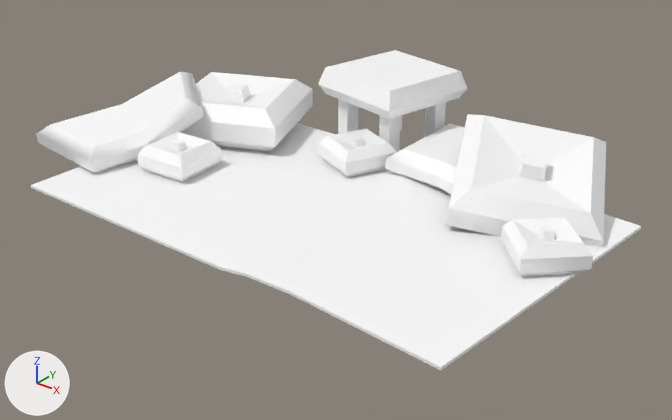
An edit to the glTF model assets/synty/simple_fantasy_interiors/models/SM_Prop_Rug_Pillows_01.glb, drawn before and after from the same camera.
Rendered twice from a 50 mm lens placed at (0.0453, -0.0546, 0.0339), pointed at (-0.0006, 0.0028, -0.0017). Arrows for +X, +Y and +Z are at lower left; the lights stay in place.

The scene before the commit, as lines of its bpy script (objects in view):
```python
mat_lambert1 = principled_material('lambert1')
mat_lambert1.base_color = (1.0, 1.0, 1.0)  # white #ffffff
mat_lambert1.roughness = 0.553
me_mesh = bpy.data.meshes.new('Mesh')
me_mesh.from_pydata(...)  # 310 vertices, 552 faces; spans x -0.0296..0.0231, y -0.0136..0.0207, z -0.0015..0.0076
me_mesh.materials.append(mat_lambert1)  # white #ffffff
ob_sm_prop_rug_pillows_01 = bpy.data.objects.new('SM_Prop_Rug_Pillows_01', me_mesh)
ob_sm_prop_rug_pillows_01.location = (0.0, 0.0, 0.0)
```
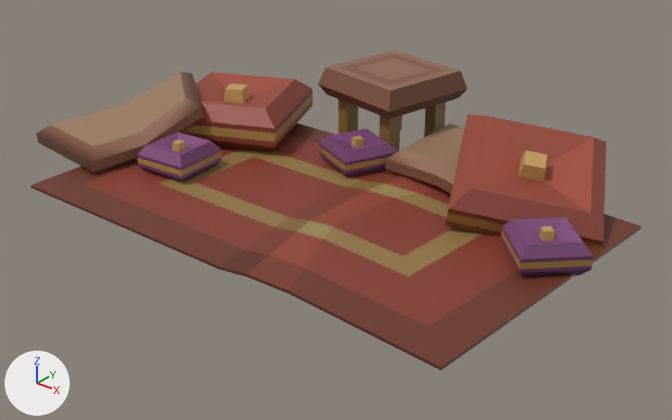
Pixel boxes [x1, y1, x2, y2] of what changed, in the pictures (672 x 420 px):
'SM_Prop_Rug_Pillows_01', surface changed (white to brown): [31, 50, 641, 370] in both

Patch to the scene script:
```diff
--- a/assets/synty/simple_fantasy_interiors/models/SM_Prop_Rug_Pillows_01.glb.py
+++ b/assets/synty/simple_fantasy_interiors/models/SM_Prop_Rug_Pillows_01.glb.py
@@ img_simplefantasyinteriorstexture @@
+img_simplefantasyinteriorstexture = load_image('SimpleFantasyInteriorsTexture', '_unpacked/SimpleFantasyInteriorsTexture', 1024, 1024, 'sRGB')
@@ mat_lambert1 @@
 mat_lambert1 = principled_material('lambert1')
-mat_lambert1.base_color = (1.0, 1.0, 1.0)  # white #ffffff
+mat_lambert1.texture = img_simplefantasyinteriorstexture
 mat_lambert1.roughness = 0.553
```
